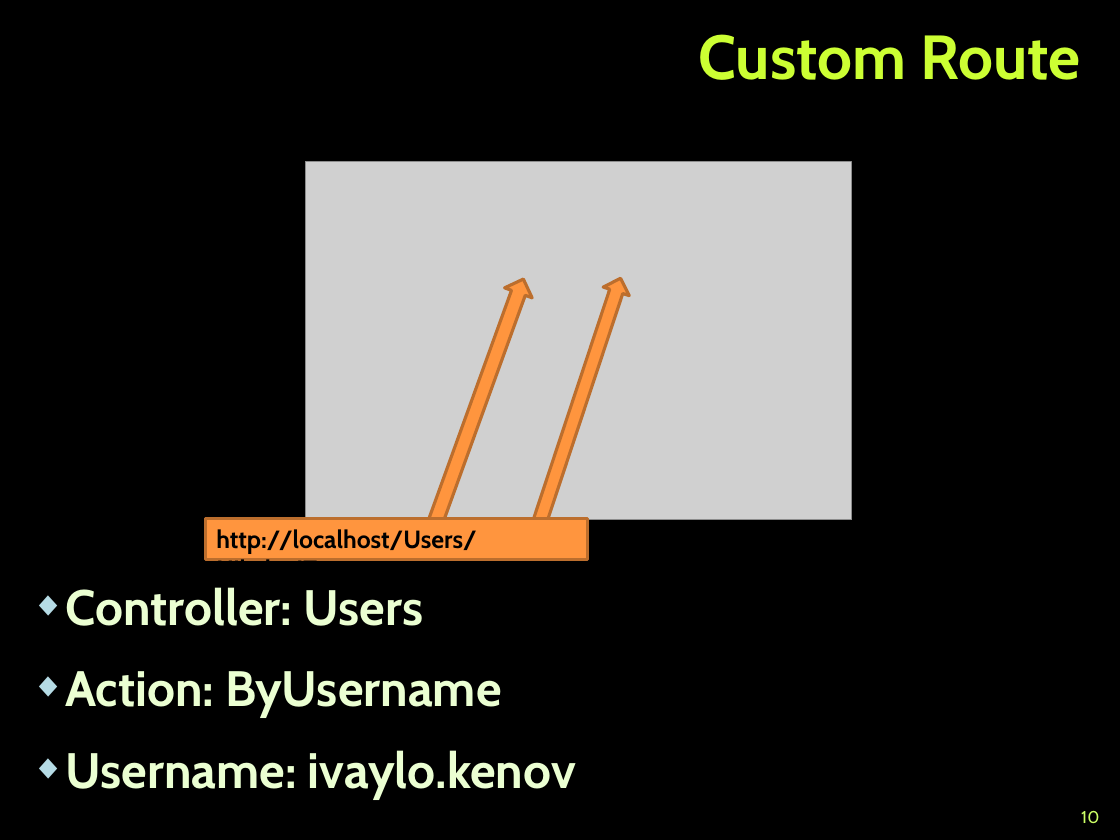
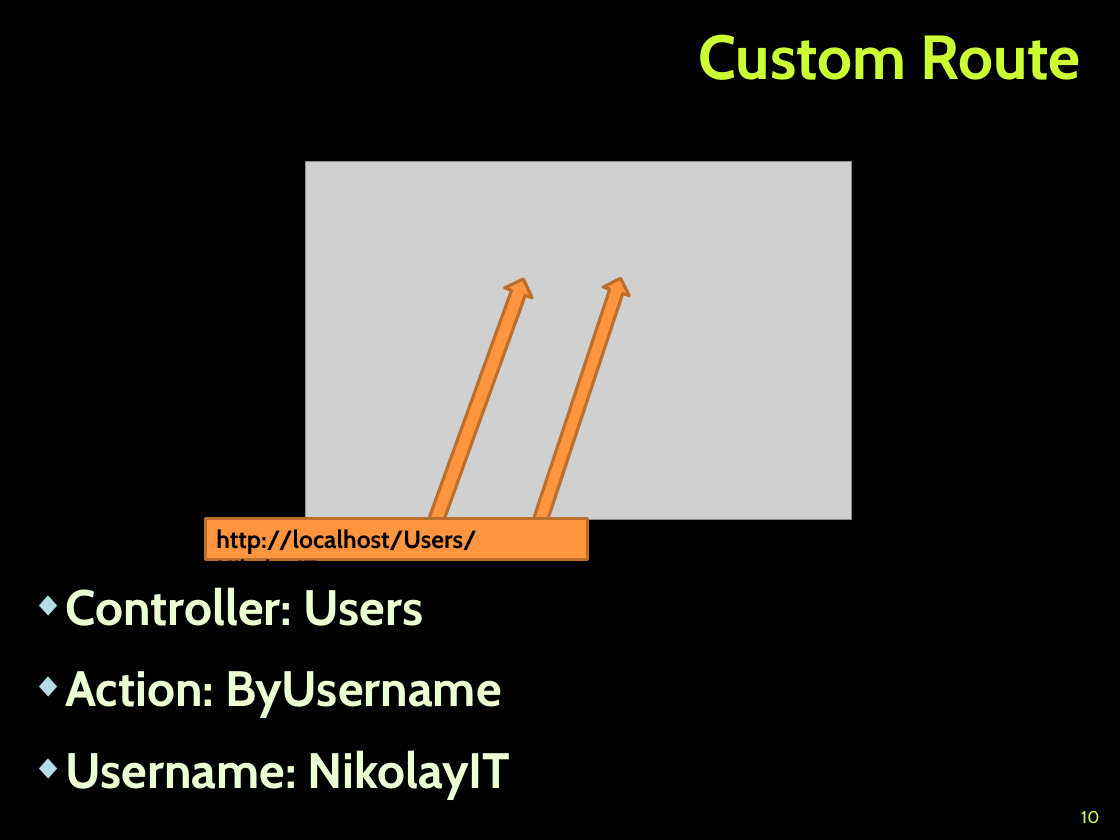
Before and after one commit to TelerikAcademy/ASP.NET-MVC, a slide deck: slide 10 of 02. ASP.NET-MVC-Essentials/ASP.NET MVC Essentials.pptx. Drawn at 1120x840 pixels with LibreOffice and Linux fonts; fonts in the diff are those of the drawing; grey boxes stand for pictures; background and template pictures are left out. Boxes give left, top, right and bottom in pixels: in the first picture for what was removed or moved away, otherwise in the second. Text is boxed around its words. In the diff, an @@ line names an element or a change of style, - is before the commit and + after.

```diff
--- a/02. ASP.NET-MVC-Essentials/ASP.NET MVC Essentials.pptx
+++ b/02. ASP.NET-MVC-Essentials/ASP.NET MVC Essentials.pptx
@@ text at <box>65,750,510,798</box>: text changed @@
-◆ Username: ivaylo.kenov
+◆ Username: NikolayIT
```
Also in this commit, not shown: 6 other slides changed.
